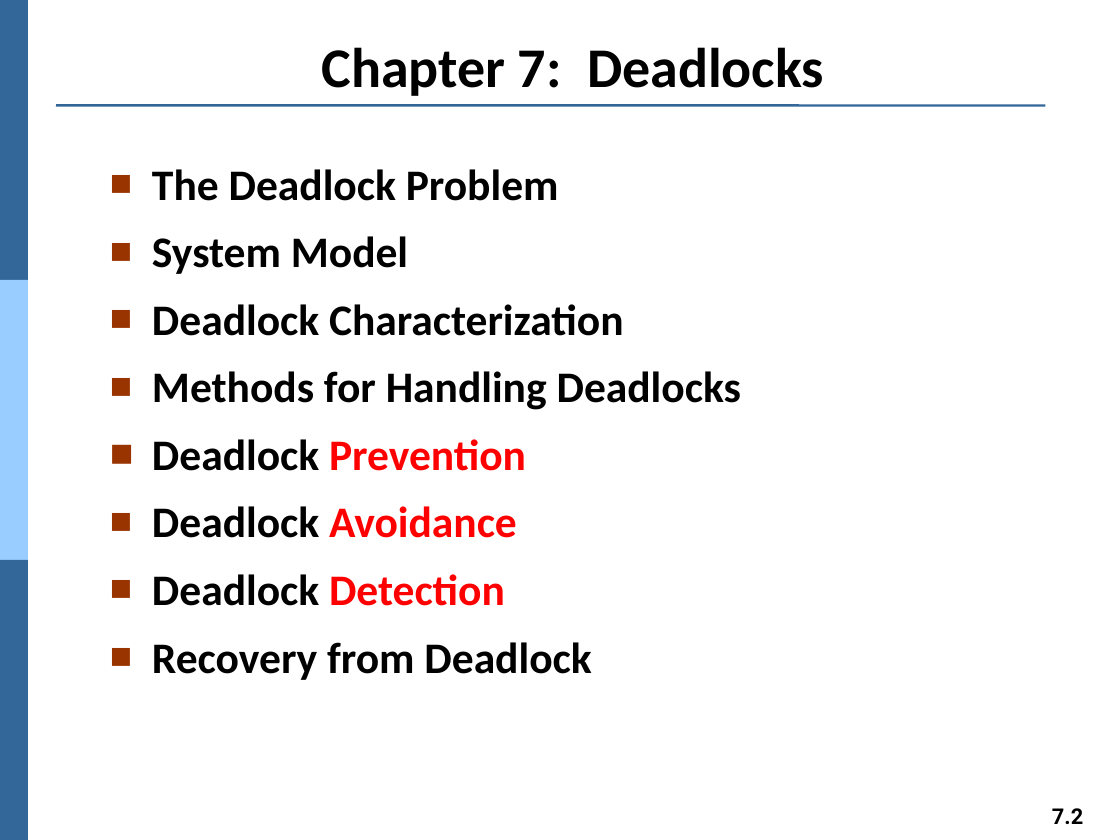
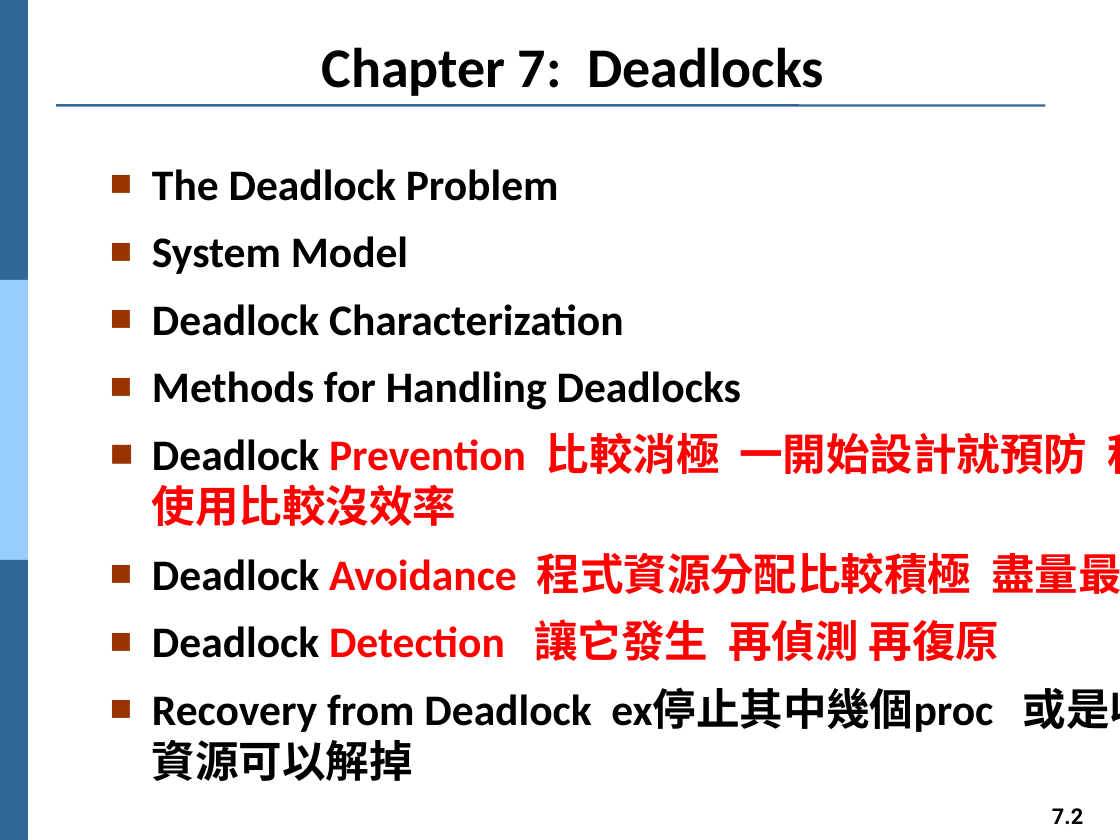
Before and after one commit to Yang09701194/OS_Learning, a slide deck: slide 2 of ch07.pptx. Drawn at 1120x840 pixels with LibreOffice and Linux fonts; fonts in the diff are those of the drawing. Boxes give left, top, right and bottom in pixels: in the first picture for what was removed or moved away, otherwise in the second. Text is boxed around its words. In the diff, an @@ line names an element or a change of style, - is before the commit and + after.

```diff
--- a/ch07.pptx
+++ b/ch07.pptx
@@ text at [152,432,1120,781]: text changed; text colour #000000 to #FF0000 @@
-■ Deadlock Prevention
-■ Deadlock Avoidance
-■ Deadlock Detection
-■ Recovery from Deadlock
+■ Deadlock Prevention 比較消極 一開始設計就預防 程式資源使用比較沒效率
+■ Deadlock Avoidance 程式資源分配比較積極 盡量最大化
+■ Deadlock Detection 讓它發生 再偵測 再復原
+■ Recovery from Deadlock ex停止其中幾個proc 或是收回某些資源可以解掉
```
Also in this commit, not shown: 12 other slides changed, 2 slides added.
